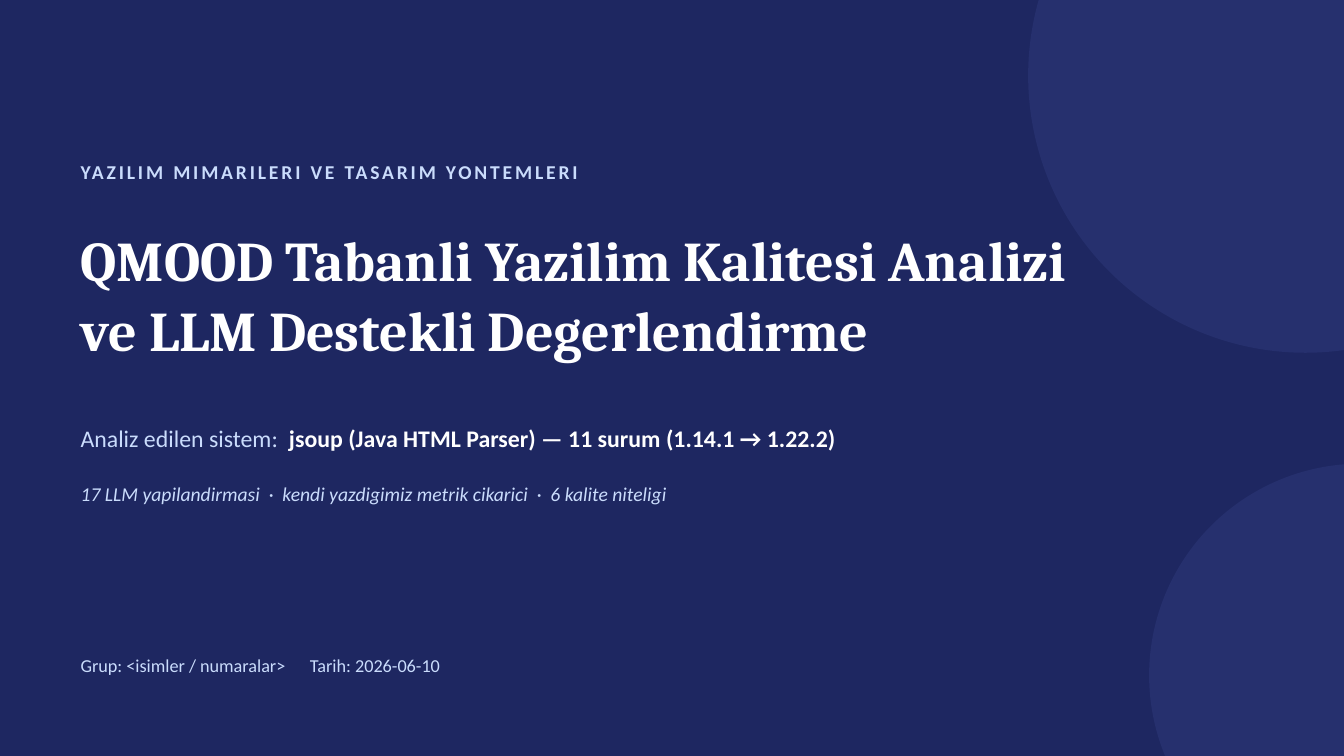
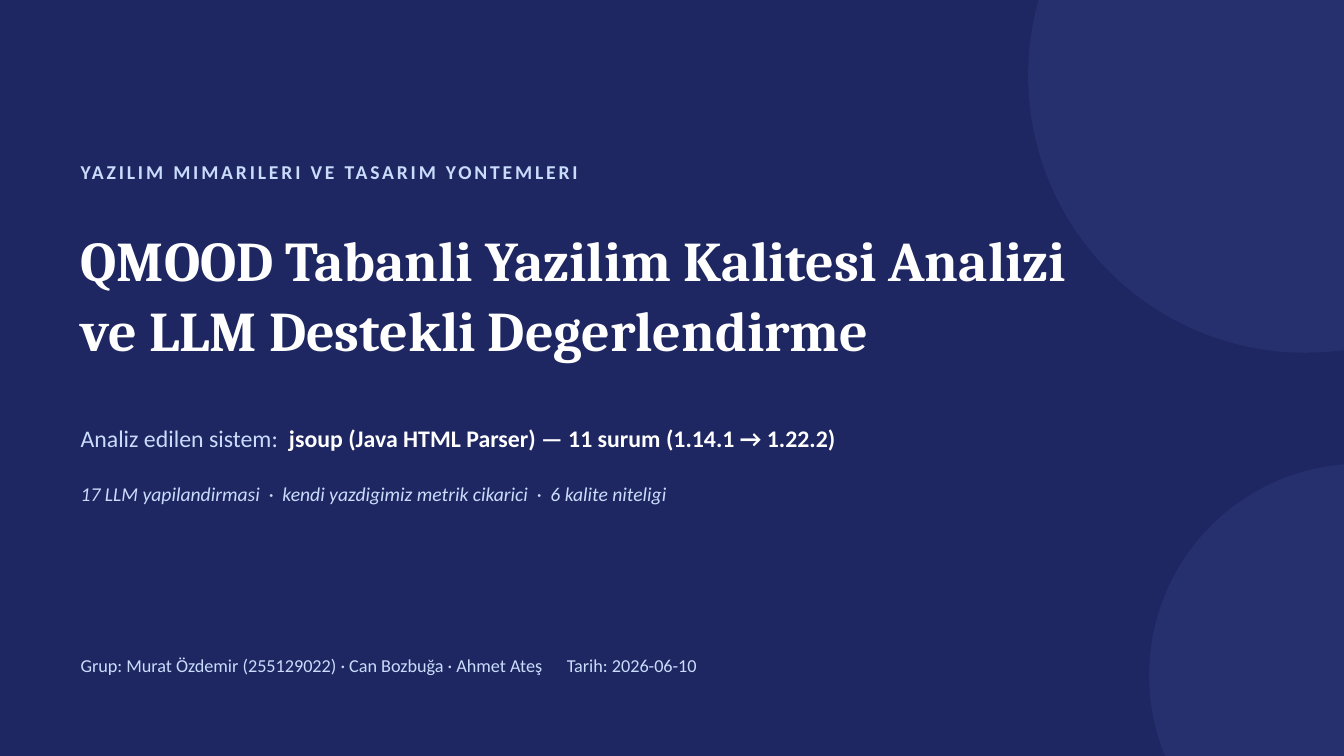
Before and after one commit to murozdemiir/qmood-jsoup-analizi, a slide deck: slide 1 of report/QMOOD_jsoup_sunum.pptx. Drawn at 1344x756 pixels with LibreOffice and Linux fonts; fonts in the diff are those of the drawing. Boxes give left, top, right and bottom in pixels: in the first picture for what was removed or moved away, otherwise in the second. Text is boxed around its words. In the diff, an @@ line names an element or a change of style, - is before the commit and + after.

```diff
--- a/report/QMOOD_jsoup_sunum.pptx
+++ b/report/QMOOD_jsoup_sunum.pptx
@@ text at <box>81,657,697,675</box>: text changed @@
-Grup: <isimler / numaralar> Tarih: 2026-06-10
+Grup: Murat Özdemir (255129022) · Can Bozbuğa · Ahmet Ateş Tarih: 2026-06-10
```
Also in this commit, not shown: 8 other files.
